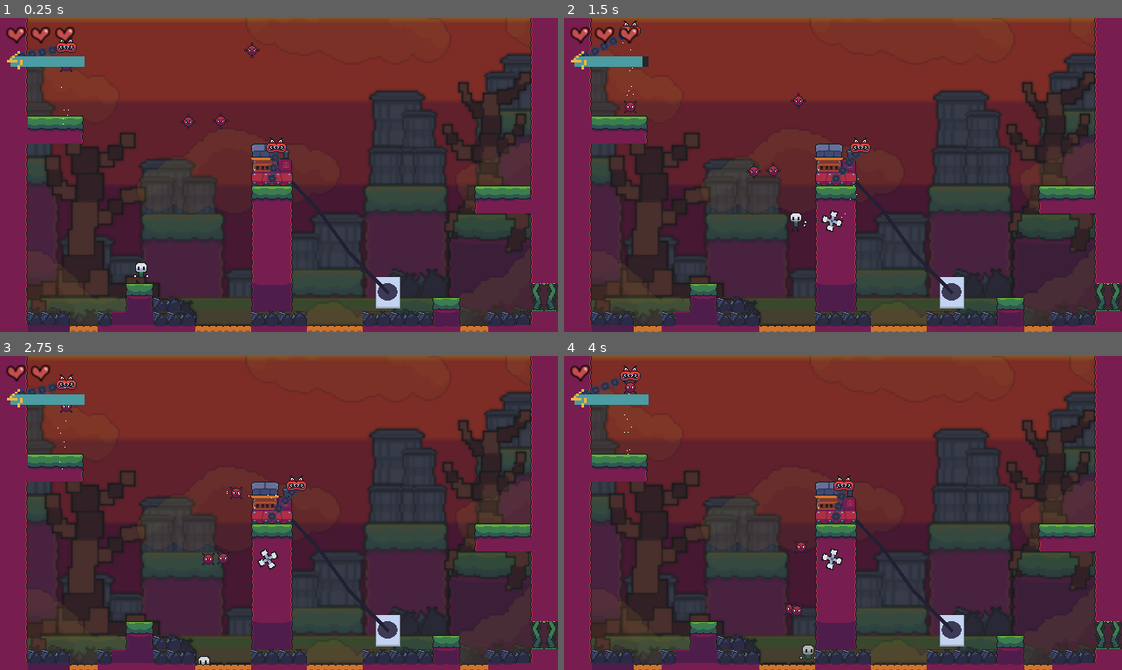
Above: before the commit, frames 1-4 (two rows, left to right).
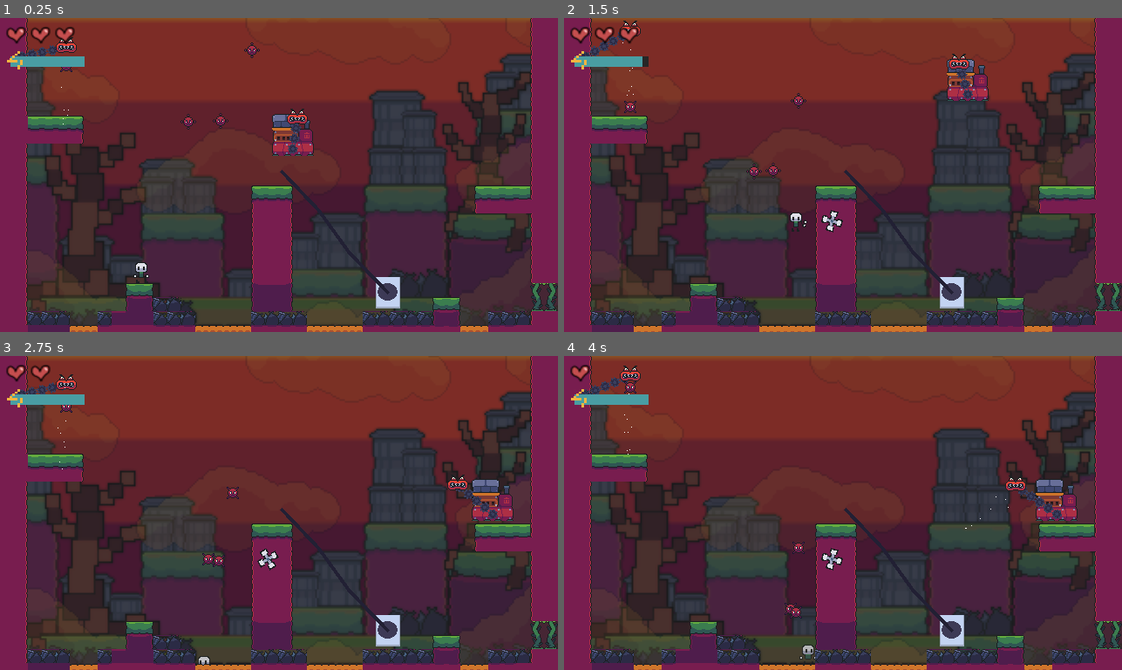
Above: after the commit, the same moments.

Repository: snootyjerk/Boss-Rush-Jam
Game: Godot game, scene res://main.tscn
Two runs of this game, one before a commit and one after it. Both use one fixed random seed, a clock stepped at 60 frames per second and the inputs below.
Inputs:
- Up to frame 1 (0.25 s): no input
- Up to frame 2 (1.5 s): hold Right (right) from 0.53 s (still down); tap Space (jump) at 0.6, 0.77, 1.07 s; tap Shift (throw) at 1.35 s
- Up to frame 3 (2.75 s): tap Space (jump) at 1.52, 1.55, 1.82, 2.1 s; release Right (right) at 2.03 s; hold Left (left) from 2.03 s (still down)
- Up to frame 4 (4 s): release Left (left) at 2.78 s; hold Right (right) from 2.78 s (still down); tap Shift (throw) at 2.85 s; tap Space (jump) at 3.02, 3.05, 3.32, 3.6, 3.77 s

The runs differ from the first frame. In frame 1, 1.7% of the frame differs, in the area x 45-57%, y 28-54%; in frame 2, 1.8%; in frame 3, 2.1%, in the area x 38-93%, y 37-68%; in frame 4, 2.1%.

Commit message:
Vacuum jump progress
Vacuum jump is now tied to a timer. The jump action will end the suction attack if it's in progress. The vacuum now has an array of points it can jump to (although it will only go between 2 points, currently)

Diff:
--- a/Bosses/VacuumAttack.gd
+++ b/Bosses/VacuumAttack.gd
@@ -25,8 +25,6 @@
 		Vector2(-1,1):
 				rotation = 0
 	_rotation_direction = -_player_quadrant.x
-
-
 
 # Called every frame. 'delta' is the elapsed time since the previous frame.
 func _physics_process(delta: float) -> void:
--- a/Bosses/boss_vacuum.gd
+++ b/Bosses/boss_vacuum.gd
@@ -2,26 +2,43 @@
 class_name BossVacuum
 
 @onready var _head: VacuumHead = $HeadCharacter2D
+
 @onready var _jump_starting_point = global_position
-var _moving = false
-var _jump_point_1 = Vector2(567,168)
+@onready var _jump_points = [_jump_starting_point,Vector2(567,168)]
+
+var _jumping = true
+var _can_jump = true
+var _current_point = 0
+var _next_point = 1
+var _last_point = 0
 var _jump_arc_height = -200
-
-var _move_timer = 0.0
+var _jump_process = 0.0
+var _action_timer_max = 10
+var _action_timer = _action_timer_max
 
 func _process(delta: float) -> void:
-	if _moving == true:
-		_jump_movement(_jump_point_1)
-		_move_timer += delta *.4
-		if _move_timer >= 1:
-			_moving = false
+	if _jumping == true:
+		_head._update_state(_head._states.IDLE)
+		_jump_movement(_jump_points[_next_point])
+		_jump_process += delta *.4
+		if _jump_process >= 1:
+			_jumping = false
+			_last_point = _current_point
+			_current_point = _next_point
+			_next_point = _last_point
+			_jump_starting_point = _jump_points[_current_point]
 			_head._tether_point = global_position
-
+			_jump_process = 0
+	else:
+		_action_timer -= 1*delta
+		if _action_timer <= 0:
+			_action_timer = _action_timer_max
+			_jumping = true
 func _boss_defeated_hook():
 	_head.on_boss_defeated()
 
 func _jump_movement(endpoint: Vector2):
-	var jump_arc_point = Vector2((_jump_point_1.x-_jump_starting_point.x) *.5 +_jump_starting_point.x,max(_jump_point_1.y,_jump_starting_point.y)+_jump_arc_height)
-	var curve_point0 = _jump_starting_point.lerp(jump_arc_point,_move_timer)
-	var curve_point1 = jump_arc_point.lerp(endpoint,_move_timer)
-	global_position = curve_point0.lerp(curve_point1,_move_timer)
+	var jump_arc_point = Vector2((endpoint.x-_jump_starting_point.x) *.5 +_jump_starting_point.x,max(endpoint.y,_jump_starting_point.y)+_jump_arc_height)
+	var curve_point0 = _jump_starting_point.lerp(jump_arc_point,_jump_process)
+	var curve_point1 = jump_arc_point.lerp(endpoint,_jump_process)
+	global_position = curve_point0.lerp(curve_point1,_jump_process)
--- a/Bosses/head_character_2d.gd
+++ b/Bosses/head_character_2d.gd
@@ -27,6 +27,7 @@
 @onready var _tether_point = global_position
 var _target_direction = Vector2(1,0)
 
+var _attack = null
 
 enum _states {IDLE,PAUSE,STRIKE,RECOVER,SUCTION}
 #Idle: move back and forth, waiting for player to come in range.
@@ -105,16 +106,18 @@
 func _update_state(new_state):
 	_prev_state = _current_state
 	_current_state = new_state
-	#print(_current_state)
+	if _prev_state == _states.SUCTION:
+		_attack.queue_free()
+		_attack = null
 
 func _start_suction():
-	var attack = _suction_attack.instantiate()
+	_attack = _suction_attack.instantiate()
 	var callable = Callable(self,"_start_recovery").bind(_recover_timer_max)
 	velocity = Vector2(0,0)
-	attack.global_position = global_position
-	attack._player_quadrant = _get_player_quadrant()
-	attack._suction_complete.connect(callable)
-	Main.node.current_level.add_child(attack)
+	_attack.global_position = global_position
+	_attack._player_quadrant = _get_player_quadrant()
+	_attack._suction_complete.connect(callable)
+	Main.node.current_level.add_child(_attack)
 	_update_state(_states.SUCTION)
 
 func _get_player_quadrant() -> Vector2:
